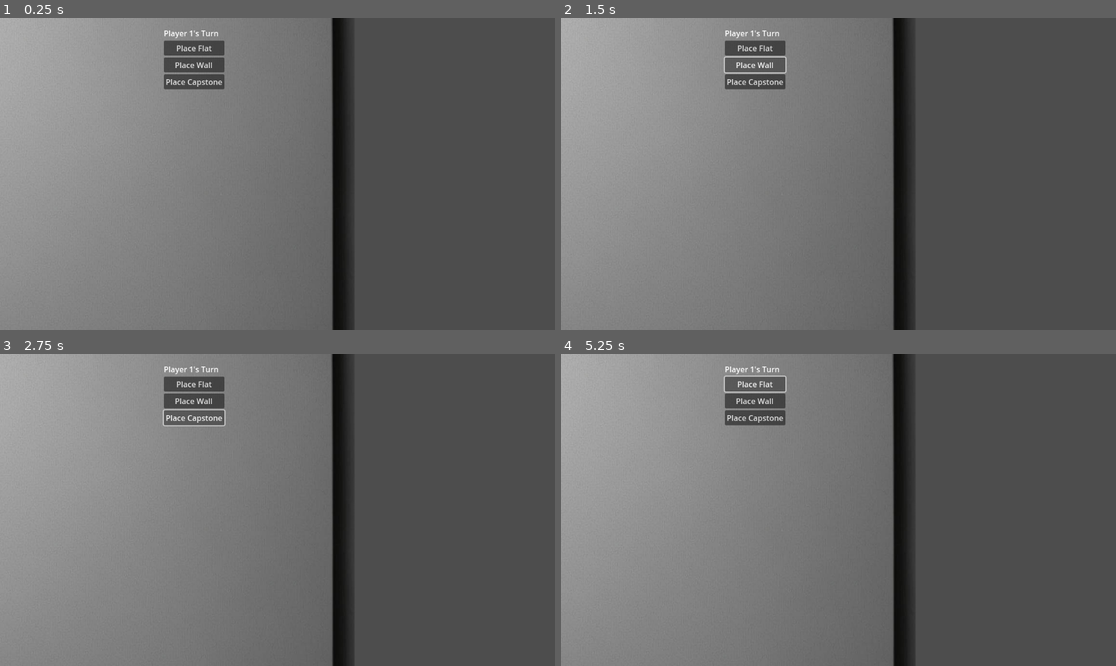
Above: before the commit, frames 1-4 (two rows, left to right).
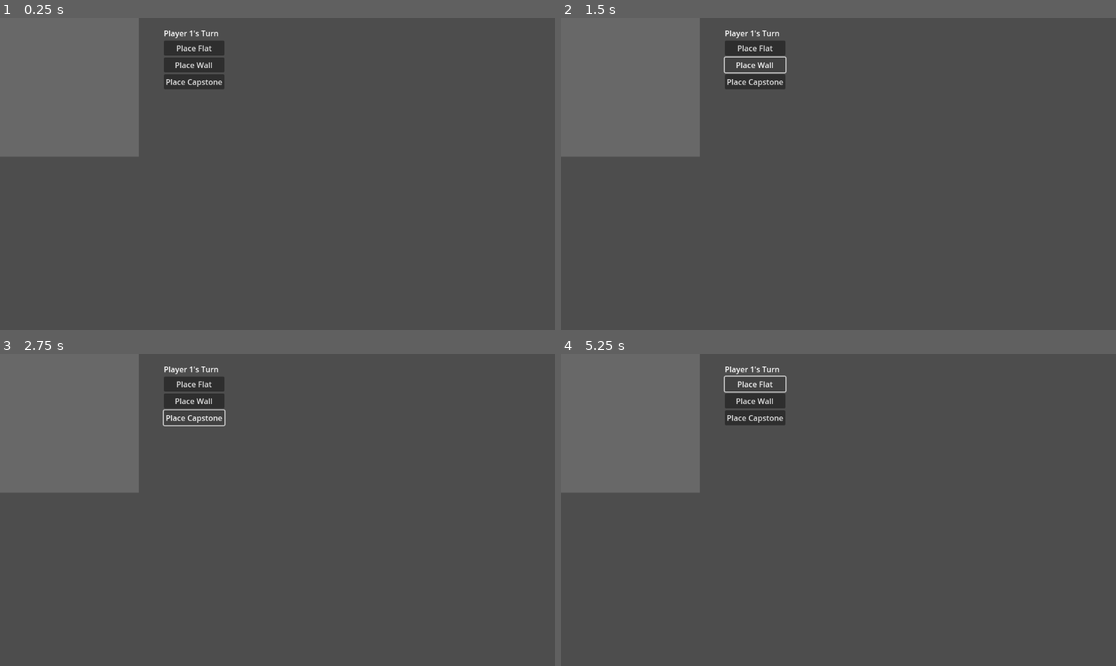
Above: after the commit, the same moments.

Repository: tnargy/tak
Game: Godot game, scene res://main.tscn
The game is run twice, just before and just after one commit, with the same random seed, the same clock (stepped at 60 frames per second) and the same inputs.
Inputs:
- Up to frame 1 (0.25 s): no input
- Up to frame 2 (1.5 s): click "Place Flat" at 0.5 s; click "Place Wall" at 1.25 s
- Up to frame 3 (2.75 s): click "Place Capstone" at 2 s
- Up to frame 4 (5.25 s): click "Place Flat" at 2.75 s; click "Place Wall" at 3.5 s; click "Place Capstone" at 4.25 s; click "Place Flat" at 5 s

The runs differ from the first frame. In frame 1, 61% of the frame differs, in the area x 0-64%, y 0-100%; in frame 2, 61%; in frame 3, 61%; in frame 4, 61%.
Error before the commit: Invalid assignment of property or key 'text' with value of type 'String' on a base object of type 'null instance'. (res://main.gd:152)

Commit message:
fixed init bugs

Diff:
--- a/main.gd
+++ b/main.gd
@@ -36,7 +36,7 @@
 	var square = Node2D.new()
 	square.position = Vector2(col * SQUARE_SIZE, row * SQUARE_SIZE)
 	var sprite = Sprite2D.new()
-	sprite.texture = preload("res://Square.jpg")  # Placeholder texture for square
+	sprite.texture = preload("res://square.png")  # Placeholder texture for square
 	sprite.scale = Vector2(SQUARE_SIZE / 64.0, SQUARE_SIZE / 64.0)
 	square.add_child(sprite)
 	add_child(square)
@@ -45,6 +45,7 @@
 func setup_ui():
 	var ui = VBoxContainer.new()
 	ui.position = Vector2(BOARD_SIZE * SQUARE_SIZE + 20, 20)
+	ui.name = "VBoxContainer"
 
 	var turn_label = Label.new()
 	turn_label.name = "TurnLabel"
Binary file removed: Square.jpg
Binary file added: square.png
Not shown, changed: square.png.import
